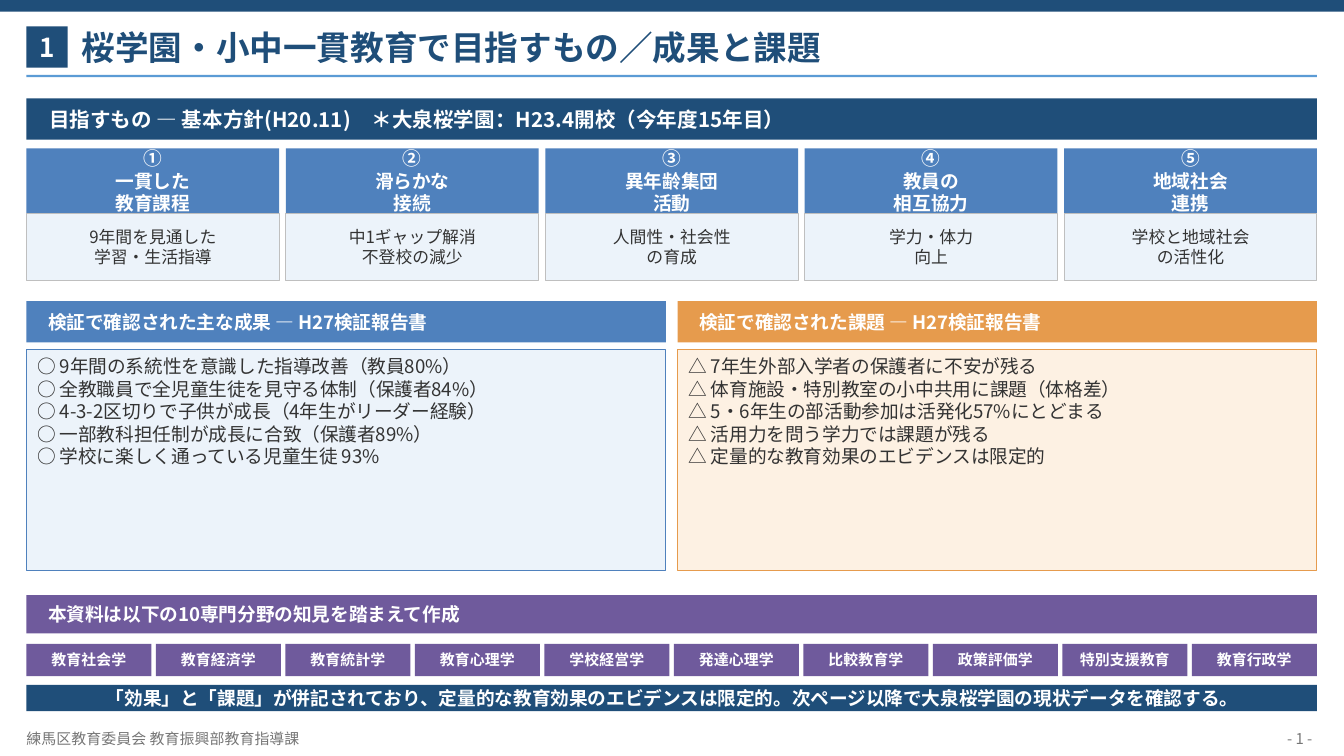
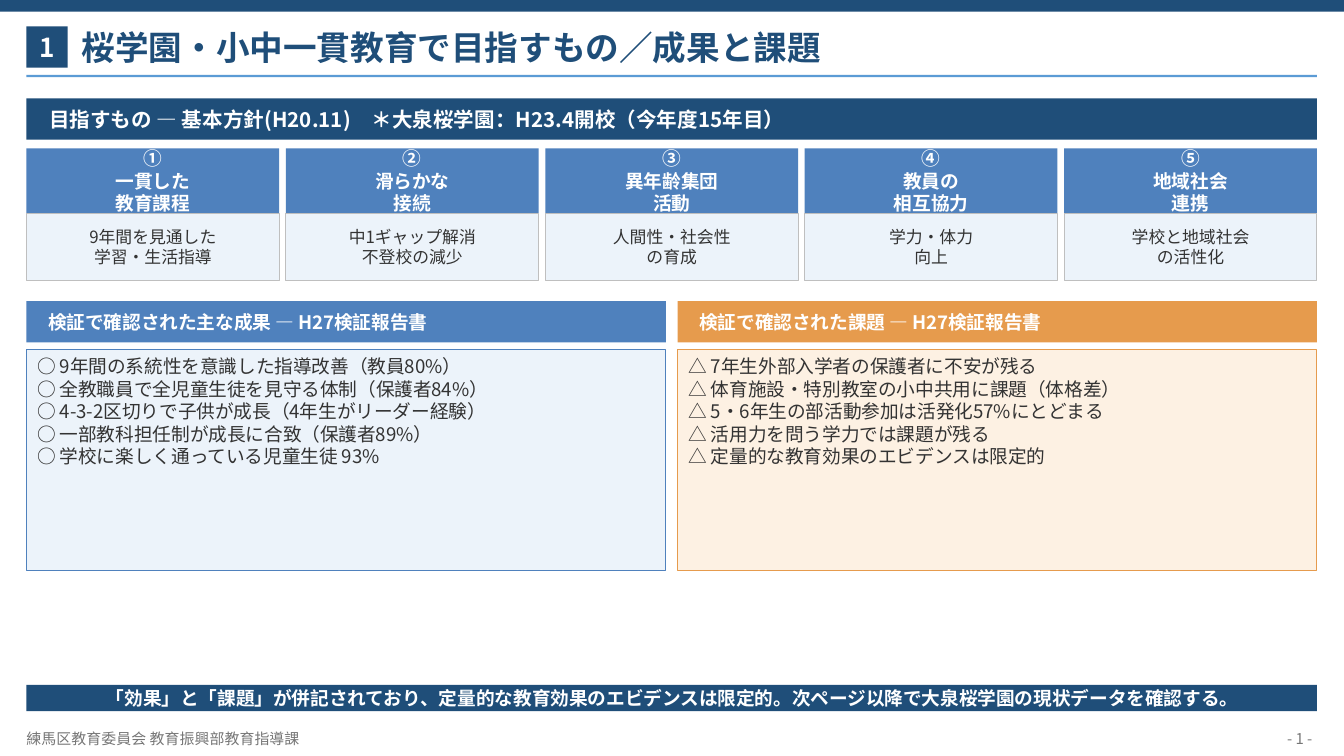
Before and after one commit to contynet730-star/con30, a slide deck: slide 2 of output/小中一貫教育（大泉桜学園）_改良版.pptx. Drawn at 1344x756 pixels with LibreOffice and Linux fonts; fonts in the diff are those of the drawing. Boxes give left, top, right and bottom in pixels: in the first picture for what was removed or moved away, otherwise in the second. Text is boxed around its words. In the diff, an @@ line names an element or a change of style, - is before the commit and + after.

```diff
--- a/output/小中一貫教育（大泉桜学園）_改良版.pptx
+++ b/output/小中一貫教育（大泉桜学園）_改良版.pptx
@@ rectangle removed at bbox=[27, 595, 1317, 633] @@
-本資料は以下の10専門分野の知見を踏まえて作成
@@ rectangle removed at bbox=[27, 644, 152, 676] @@
-教育社会学
@@ rectangle removed at bbox=[156, 644, 281, 676] @@
-教育経済学
@@ rectangle removed at bbox=[285, 644, 410, 676] @@
-教育統計学
@@ rectangle removed at bbox=[415, 644, 540, 676] @@
-教育心理学
@@ rectangle removed at bbox=[544, 644, 669, 676] @@
-学校経営学
@@ rectangle removed at bbox=[673, 644, 798, 676] @@
-発達心理学
@@ rectangle removed at bbox=[804, 644, 929, 676] @@
-比較教育学
@@ rectangle removed at bbox=[933, 644, 1058, 676] @@
-政策評価学
@@ rectangle removed at bbox=[1062, 644, 1187, 676] @@
-特別支援教育
@@ rectangle removed at bbox=[1192, 644, 1317, 676] @@
-教育行政学
```
Also in this commit, not shown: 2 other slides changed, 2 other files.
